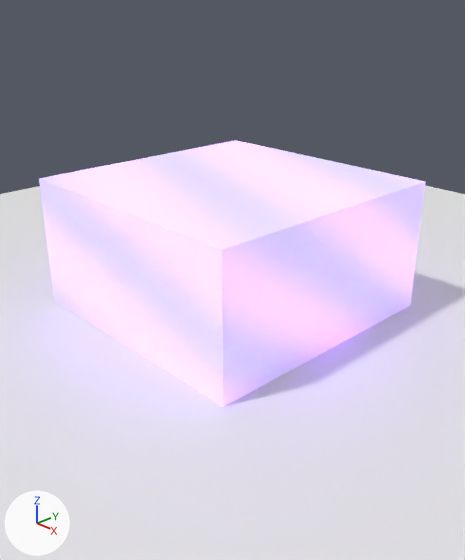
Two versions of the Blender file Mcblend_Source/Assets/Shader Nodes/Enchant/Enchant.blend, one commit apart.
One viewpoint serves both versions: a 50 mm camera at (3.37, -3.15, 2.24) aimed at (0.09, -0.07, 0.25). Lighting does not change. The marker at lower left points along +X, +Y and +Z.
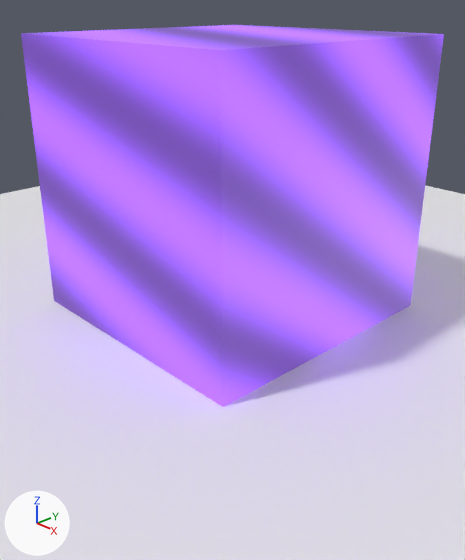
Changed parts and their boxes (x1, y1, x2, y2) in the pictures (465 x 560 px):
```json
{"object": "Cube", "change": "recoloured, surface changed, moved", "before": [39, 140, 426, 407], "after": [21, 25, 444, 407]}
```

The change, as JSON lines over the scene's bpy script:
```json
{"block": "ng_enchantment", "where": "_s = ng_enchantment.interface.new_socket(name='Multiply', in_out='INPUT', socket_type='NodeSocketFloat')"}
{"op": "set", "path": "_s.default_value", "old": "1.0", "new": "2.0"}
{"block": "ng_enchantment", "where": "n11 = _N.new('ShaderNodeMath'); n11.name = 'Math.001'"}
{"op": "add", "block": "ng_enchantment", "code": "n11.operation = 'MULTIPLY'"}
{"block": "mat_material", "where": "n1 = _N.new('ShaderNodeBsdfPrincipled'); n1.name = 'Principled BSDF'"}
{"op": "add", "block": "mat_material", "code": "n1.inputs[0].default_value = (0.0, 0.0, 0.0, 1.0)  # 'Base Color', black #000000"}
{"block": "mat_material", "where": "n2 = _N.new('ShaderNodeGroup'); n2.name = 'Group'"}
{"op": "set", "path": "n2.inputs[3].default_value", "old": "1.0", "new": "2.0", "note": "'Multiply'"}
{"op": "set", "path": "ob_cube.location", "old": "(0.0, 0.0, 0.0)", "new": "(0.0, 0.0, 1.0)"}
```
